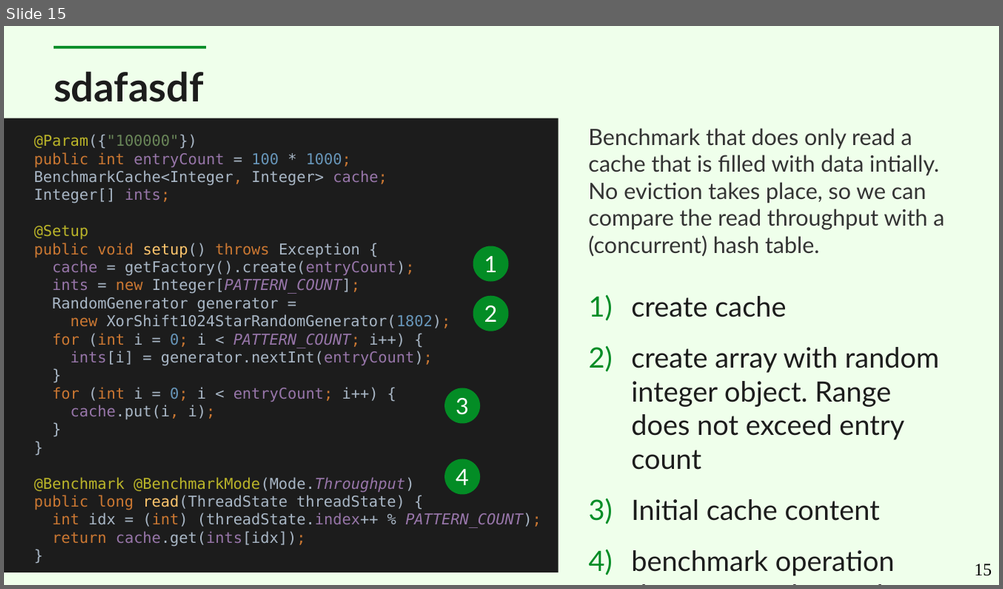
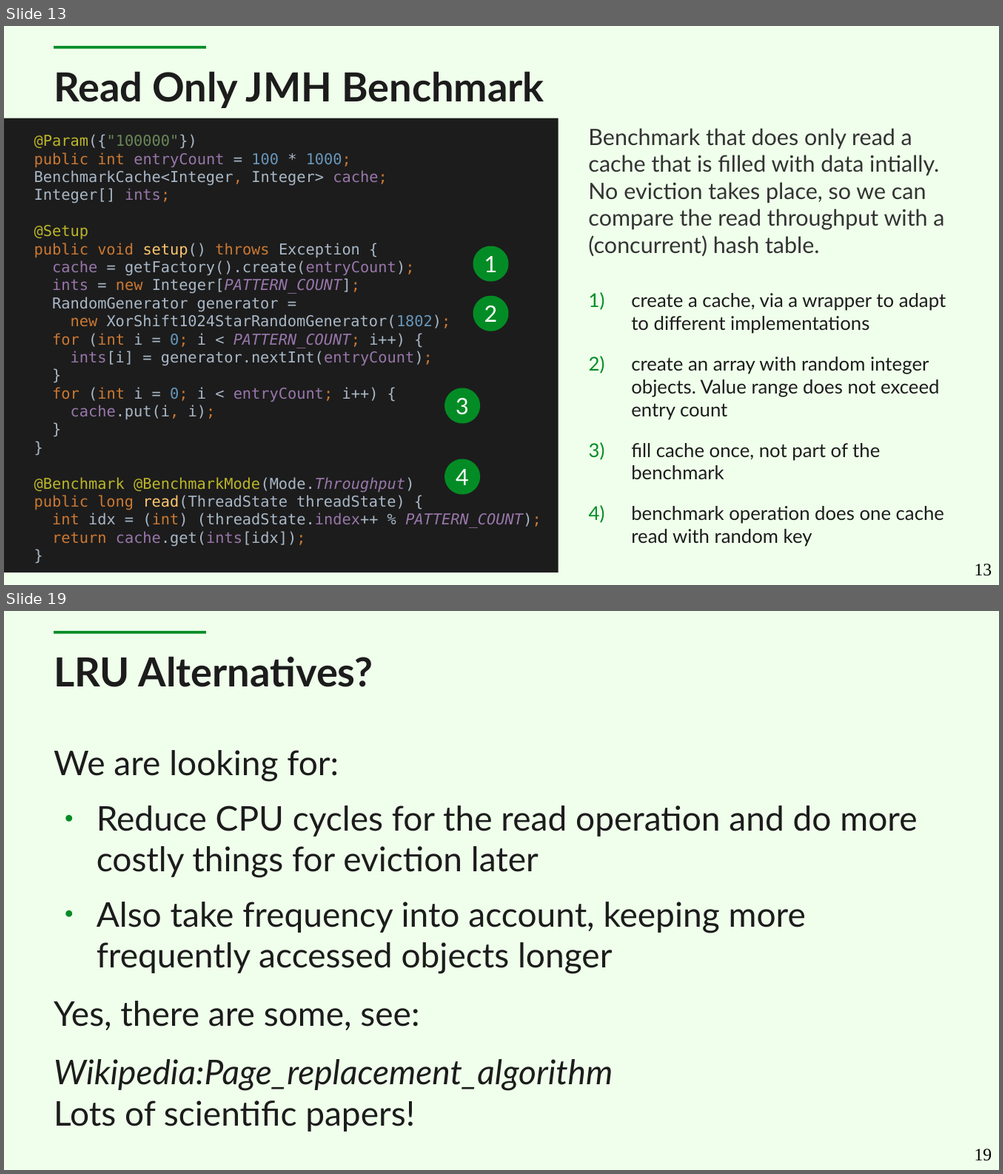
Before and after one commit to cruftex/talk-java-in-process-caching-performance-progress-pitfalls, a slide deck: slides-new.odp. Shown one above the other, each under a label of ours: slide 15 before the commit, slides 13 and 19 after it; the slides between them are not shown. The pictures are 1003x589 and 1003x1174 pixels, drawn with LibreOffice and Linux fonts; fonts in the diff are those of the drawing. Boxes give left, top, right and bottom in pixels: in the first picture for what was removed or moved away, otherwise in the second. Text is boxed around its words. In the diff, an @@ line names an element or a change of style, - is before the commit and + after.

Commit message:
update, move more content

```diff
--- a/slides-new.odp
+++ b/slides-new.odp
@@ slide 19 added at bbox=[4, 611, 999, 1170], background #EFFFEB; not listed: 1 template element that a slide beside it also shows @@
@@ title added at bbox=[54, 656, 373, 687], 32 pt, text #1C1C1C, bold @@
+LRU Alternatives?
@@ text added at bbox=[54, 750, 916, 1132], 27.2 pt, text #1C1C1C @@
+We are looking for:
+● Reduce CPU cycles for the read operation and do more costly things for eviction later
+● Also take frequency into account, keeping more frequently accessed objects longer
+Yes, there are some, see:
+Wikipedia:Page_replacement_algorithm
+Lots of scientific papers!
@@ page number added at bbox=[974, 1149, 992, 1162], 14 pt, text #000000 @@
+19
@@ what was slide 15 is now slide 13 @@
@@ slide 13 changed as well @@
@@ title at bbox=[54, 71, 544, 108]: text changed @@
-sdafasdf
+Read Only JMH Benchmark
@@ text at bbox=[631, 293, 945, 524]: text changed; size 22.4 to 15.2 pt @@
-1) create cache
-2) create array with random integer object. Range does not exceed entry count
-3) Initial cache content
-4) benchmark operation does one cache read
+1) create a cache, via a wrapper to adapt to different implementations
+2) create an array with random integer objects. Value range does not exceed entry count
+3) fill cache once, not part of the benchmark
+4) benchmark operation does one cache read with random key
@@ page number at bbox=[974, 564, 992, 577]: text changed @@
-15
+13
```
Also in this commit, not shown: 10 other slides changed, 7 other slides added, 1 slide removed.
